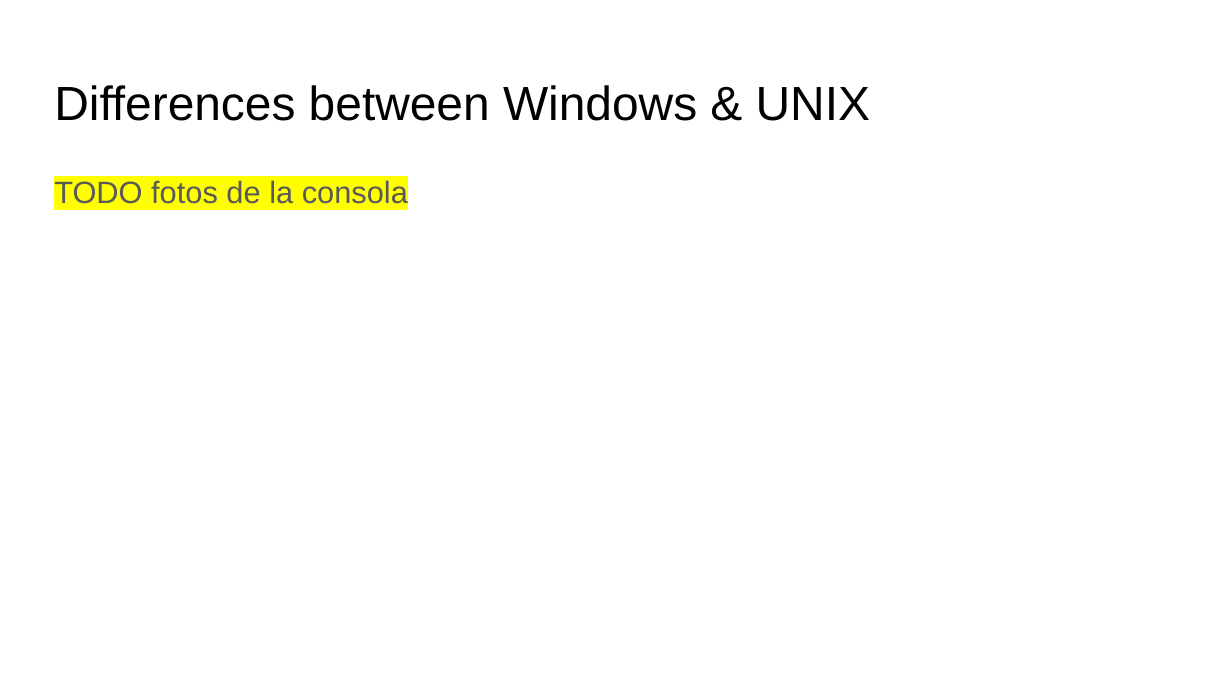
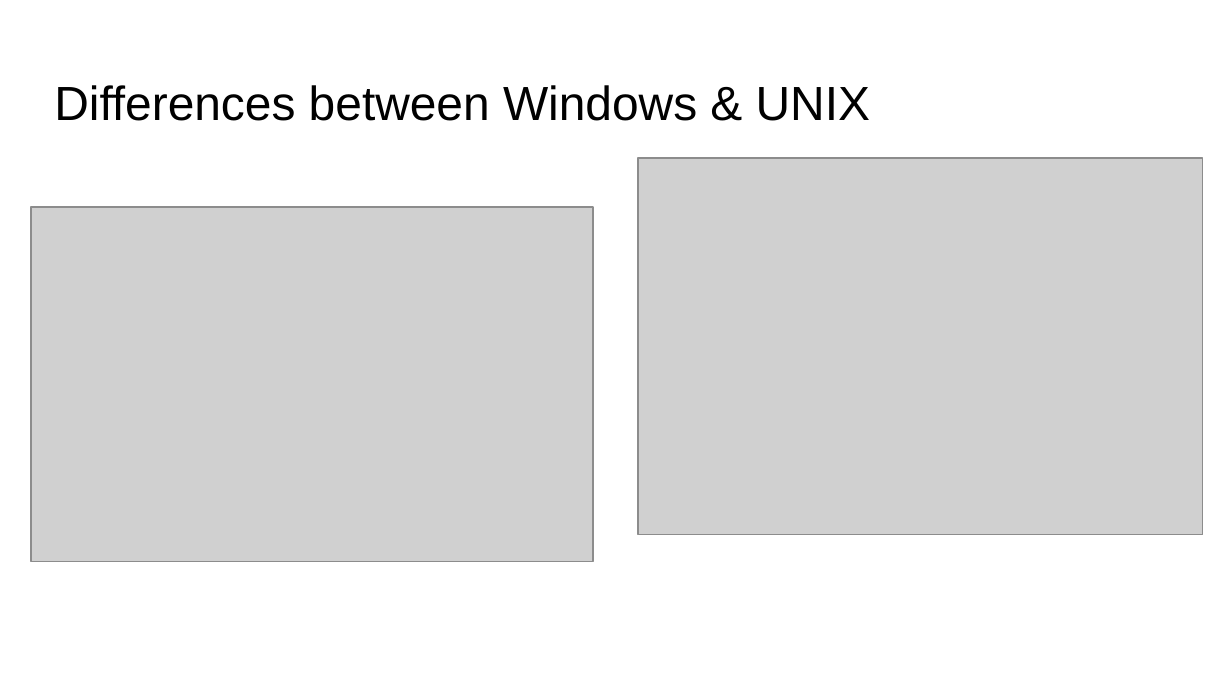
Before and after one commit to FusterTormo/BioinfoWorkshop, a slide deck: slide 9 of Introduction to Linux.pptx. Drawn at 1232x693 pixels with LibreOffice and Linux fonts; fonts in the diff are those of the drawing; grey boxes stand for pictures. Boxes give left, top, right and bottom in pixels: in the first picture for what was removed or moved away, otherwise in the second. Text is boxed around its words. In the diff, an @@ line names an element or a change of style, - is before the commit and + after.

```diff
--- a/Introduction to Linux.pptx
+++ b/Introduction to Linux.pptx
@@ picture added at [638,158,1202,535] @@
@@ picture added at [31,207,593,562] @@
@@ text removed at [54,180,408,204] @@
-TODO fotos de la consola
```
Also in this commit, not shown: 24 other slides changed, 16 slides added, 1 other file.
